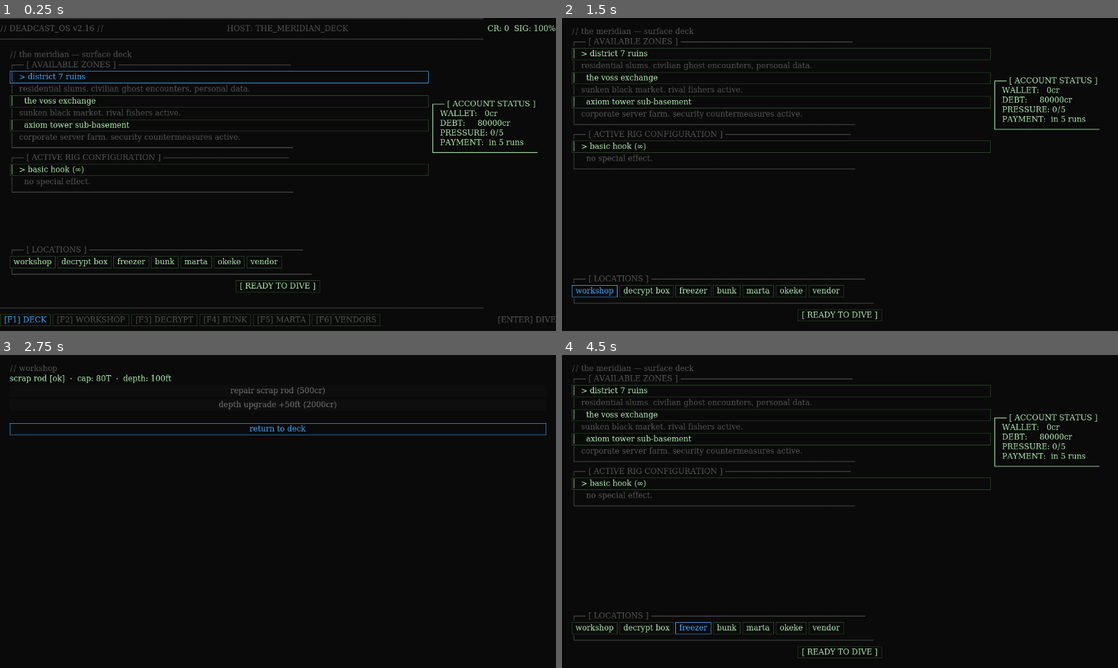
Above: before the commit, frames 1-4 (two rows, left to right).
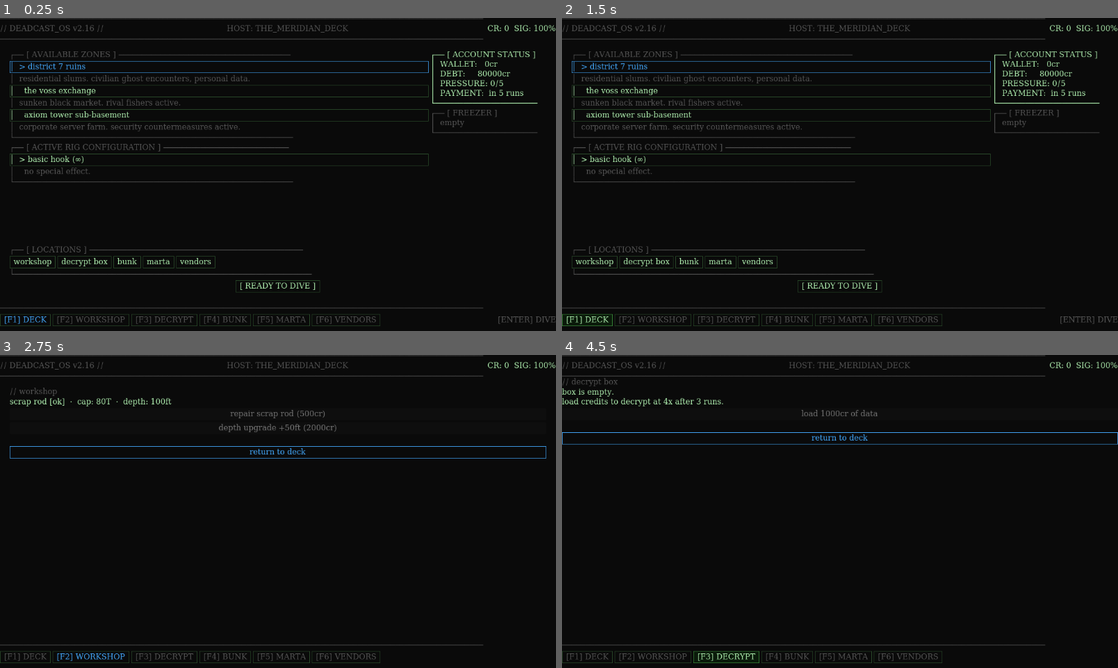
Above: after the commit, the same moments.

Repository: Teeohbee/deadcast
Game: Godot game, scene res://scenes/AppShell.tscn
Same seed, same stepped clock (60 frames per second), same inputs: the game is played once before the commit and once after it.
Inputs (mouse positions are in pixels of both pictures, inside the frame that each line leads up to):
- Up to frame 1 (0.25 s): no input
- Up to frame 2 (1.5 s): click "workshop" at 0.5 s; click "return to deck" (after the commit: "[F1] DECK") at 1.25 s
- Up to frame 3 (2.75 s): click "workshop" at 2 s
- Up to frame 4 (4.5 s): click "return to deck" (after the commit: "[F2] WORKSHOP") at 2.75 s; click (695, 627) at 3.5 s, where only the run before the commit has a clickable "freezer"; click "return to deck" (after the commit: "[F3] DECRYPT") at 4.25 s

The runs differ from the first frame. In frame 1, 7.7% of the frame differs, in the area x 1-97%, y 10-80%; in frame 2, 12%, in the area x 0-100%, y 0-99%; in frame 3, 4.4%; in frame 4, 8.2%.

Commit message:
feat: BargeHub deck migration — freezer panel, UIController nav, remove location buttons

Diff:
--- a/scenes/barge_hub/BargeHub.gd
+++ b/scenes/barge_hub/BargeHub.gd
@@ -1,54 +1,31 @@
 # scenes/barge_hub/BargeHub.gd
 extends Control
 
-@onready var title_label: Label = $VBoxContainer/TitleLabel
-@onready var account_label: Label = $VBoxContainer/ContentRow/AccountLabel
-@onready var separator_label: Label = $VBoxContainer/SeparatorLabel
+@onready var account_label: Label = $VBoxContainer/ContentRow/RightColumn/AccountLabel
+@onready var freezer_label: Label = $VBoxContainer/ContentRow/RightColumn/FreezerLabel
+@onready var freezer_sell_btn: Button = $VBoxContainer/ContentRow/RightColumn/FreezerSellButton
+@onready var loc_header: Label = $VBoxContainer/LocHeader
 @onready var loc_footer: Label = $VBoxContainer/LocFooter
 @onready var dive_button: Button = $VBoxContainer/DiveRow/DiveButton
 @onready var workshop_btn: Button = $VBoxContainer/LocationButtons/WorkshopBtn
 @onready var decrypt_btn: Button = $VBoxContainer/LocationButtons/DecryptBtn
-@onready var freezer_btn: Button = $VBoxContainer/LocationButtons/FreezerBtn
 @onready var bunk_btn: Button = $VBoxContainer/LocationButtons/BunkBtn
 @onready var marta_btn: Button = $VBoxContainer/LocationButtons/MartaBtn
-@onready var okeke_btn: Button = $VBoxContainer/LocationButtons/OkekeBtn
-@onready var vendor_btn: Button = $VBoxContainer/LocationButtons/VendorBtn
-
-const SCENES = {
-	"workshop": "res://scenes/barge_hub/Workshop.tscn",
-	"decrypt": "res://scenes/barge_hub/DecryptBox.tscn",
-	"freezer": "res://scenes/barge_hub/Freezer.tscn",
-	"bunk": "res://scenes/barge_hub/Bunk.tscn",
-	"marta": "res://scenes/barge_hub/MartaTerminal.tscn",
-	"okeke": "res://scenes/barge_hub/OkekeShop.tscn",
-	"vendor": "res://scenes/barge_hub/VendorShop.tscn",
-}
+@onready var vendors_btn: Button = $VBoxContainer/LocationButtons/VendorsBtn
 
 func _ready() -> void:
 	self.theme = UIStyle.get_theme()
-	UIStyle.apply_background(self)
 
-	if GameState.pressure_level >= 5:
-		get_tree().change_scene_to_file("res://scenes/barge_hub/GameOver.tscn")
-		return
-
-	if GameState.pressure_level >= 4 and not GameState.debt_collector_triggered:
-		GameState.debt_collector_triggered = true
-		GameState.spend_credits(5000)
-		GameState.save()
-
-	dive_button.pressed.connect(_on_dive_pressed)
-	EventBus.credits_changed.connect(_refresh_account)
-
-	UIStyle.apply_label(title_label, UIStyle.COL_DIM)
-	UIStyle.apply_label(separator_label, UIStyle.COL_DIM)
+	UIStyle.apply_label(loc_header, UIStyle.COL_DIM)
 	UIStyle.apply_label(loc_footer, UIStyle.COL_DIM)
 	UIStyle.apply_label(account_label, UIStyle.COL_TEXT)
+	UIStyle.apply_label(freezer_label, UIStyle.COL_DIM)
 	UIStyle.apply_button(dive_button)
+	UIStyle.apply_button(freezer_sell_btn)
 	dive_button.focus_mode = Control.FOCUS_ALL
+	freezer_sell_btn.focus_mode = Control.FOCUS_ALL
 
-	for btn in [workshop_btn, decrypt_btn, freezer_btn,
-				bunk_btn, marta_btn, okeke_btn, vendor_btn]:
+	for btn in [workshop_btn, decrypt_btn, bunk_btn, marta_btn, vendors_btn]:
 		btn.focus_mode = Control.FOCUS_ALL
 		UIStyle.apply_button(btn)
 
@@ -60,28 +37,20 @@
 		marta_btn.text = "marta !"
 		marta_btn.add_theme_color_override("font_color", UIStyle.COL_DEBT)
 
-	workshop_btn.pressed.connect(func(): _go_to("workshop"))
-	decrypt_btn.pressed.connect(func(): _go_to("decrypt"))
-	freezer_btn.pressed.connect(func(): _go_to("freezer"))
-	bunk_btn.pressed.connect(func(): _go_to("bunk"))
-	marta_btn.pressed.connect(func(): _go_to("marta"))
-	okeke_btn.pressed.connect(func(): _go_to("okeke"))
-	vendor_btn.pressed.connect(func(): _go_to("vendor"))
+	workshop_btn.pressed.connect(func(): UIController.navigate_to("workshop"))
+	decrypt_btn.pressed.connect(func(): UIController.navigate_to("decrypt"))
+	bunk_btn.pressed.connect(func(): UIController.navigate_to("bunk"))
+	marta_btn.pressed.connect(func(): UIController.navigate_to("marta"))
+	vendors_btn.pressed.connect(func(): UIController.navigate_to("vendors"))
+	dive_button.pressed.connect(func(): UIController.navigate_to("dive"))
+	freezer_sell_btn.pressed.connect(_on_sell_freezer)
 
+	EventBus.credits_changed.connect(_refresh_account)
 	_refresh_account()
+	_refresh_freezer()
 
 	await get_tree().process_frame
-	var focus_id := GameState.last_hub_focus
-	GameState.last_hub_focus = ""
-	match focus_id:
-		"workshop": workshop_btn.grab_focus()
-		"decrypt":  decrypt_btn.grab_focus()
-		"freezer":  freezer_btn.grab_focus()
-		"bunk":     bunk_btn.grab_focus()
-		"marta":    marta_btn.grab_focus()
-		"okeke":    okeke_btn.grab_focus()
-		"vendor":   vendor_btn.grab_focus()
-		_:          $VBoxContainer/ContentRow/LeftColumn/ZoneSelector.get_child(1).grab_focus()
+	$VBoxContainer/ContentRow/LeftColumn/ZoneSelector.get_child(1).grab_focus()
 
 func _refresh_account(_ignored: int = 0) -> void:
 	var runs_to_pmt := 5 - GameState.runs_since_payment
@@ -97,9 +66,29 @@
 	var color := UIStyle.COL_DEBT if GameState.pressure_level >= 3 else UIStyle.COL_TEXT
 	UIStyle.apply_label(account_label, color)
 
-func _on_dive_pressed() -> void:
-	get_tree().change_scene_to_file("res://scenes/dive_run/DiveRun.tscn")
+func _refresh_freezer() -> void:
+	if GameState.freezer_value == 0:
+		freezer_label.text = "┌── [ FREEZER ]\n│  empty\n└──────────────────────"
+		freezer_sell_btn.visible = false
+		return
 
-func _go_to(location: String) -> void:
-	GameState.last_hub_focus = location
-	get_tree().change_scene_to_file(SCENES[location])
+	var spoiled := GameState.freezer_runs >= GameState.FREEZER_SPOIL_RUNS
+	var status_line: String
+	if spoiled:
+		status_line = "│  SPOILED — %dcr (50%% loss)" % GameState.freezer_value
+	else:
+		var runs_left := GameState.FREEZER_SPOIL_RUNS - GameState.freezer_runs
+		status_line = "│  stored: %dcr  ·  spoils in %d run%s" % [
+			GameState.freezer_value, runs_left, "s" if runs_left != 1 else ""]
+
+	freezer_label.text = "┌── [ FREEZER ]\n%s\n└──────────────────────" % status_line
+	freezer_sell_btn.text = "│  sell all (%dcr)" % GameState.freezer_value
+	freezer_sell_btn.alignment = HORIZONTAL_ALIGNMENT_LEFT
+	freezer_sell_btn.visible = true
+
+func _on_sell_freezer() -> void:
+	GameState.add_credits(GameState.freezer_value)
+	GameState.freezer_value = 0
+	GameState.freezer_runs = 0
+	GameState.save()
+	_refresh_freezer()
--- a/scenes/barge_hub/BargeHub.tscn
+++ b/scenes/barge_hub/BargeHub.tscn
@@ -21,9 +21,6 @@
 offset_right = -20.0
 offset_bottom = -20.0
 
-[node name="TitleLabel" type="Label" parent="VBoxContainer"]
-text = "// the meridian — surface deck"
-
 [node name="ContentRow" type="HBoxContainer" parent="VBoxContainer"]
 
 [node name="LeftColumn" type="VBoxContainer" parent="VBoxContainer/ContentRow"]
@@ -33,17 +30,26 @@
 
 [node name="LureEquip" parent="VBoxContainer/ContentRow/LeftColumn" instance=ExtResource("3_leq")]
 
-[node name="AccountLabel" type="Label" parent="VBoxContainer/ContentRow"]
+[node name="RightColumn" type="VBoxContainer" parent="VBoxContainer/ContentRow"]
 custom_minimum_size = Vector2(240, 0)
 size_flags_horizontal = 4
-vertical_alignment = 0
+
+[node name="AccountLabel" type="Label" parent="VBoxContainer/ContentRow/RightColumn"]
 autowrap_mode = 0
 text = ""
+
+[node name="FreezerLabel" type="Label" parent="VBoxContainer/ContentRow/RightColumn"]
+autowrap_mode = 0
+text = ""
+
+[node name="FreezerSellButton" type="Button" parent="VBoxContainer/ContentRow/RightColumn"]
+text = ""
+visible = false
 
 [node name="Spacer" type="Control" parent="VBoxContainer"]
 size_flags_vertical = 3
 
-[node name="SeparatorLabel" type="Label" parent="VBoxContainer"]
+[node name="LocHeader" type="Label" parent="VBoxContainer"]
 text = "┌── [ LOCATIONS ] ──────────────────────────────────────────────"
 
 [node name="LocationButtons" type="HBoxContainer" parent="VBoxContainer"]
@@ -54,20 +60,14 @@
 [node name="DecryptBtn" type="Button" parent="VBoxContainer/LocationButtons"]
 text = "decrypt box"
 
-[node name="FreezerBtn" type="Button" parent="VBoxContainer/LocationButtons"]
-text = "freezer"
-
 [node name="BunkBtn" type="Button" parent="VBoxContainer/LocationButtons"]
 text = "bunk"
 
 [node name="MartaBtn" type="Button" parent="VBoxContainer/LocationButtons"]
 text = "marta"
 
-[node name="OkekeBtn" type="Button" parent="VBoxContainer/LocationButtons"]
-text = "okeke"
-
-[node name="VendorBtn" type="Button" parent="VBoxContainer/LocationButtons"]
-text = "vendor"
+[node name="VendorsBtn" type="Button" parent="VBoxContainer/LocationButtons"]
+text = "vendors"
 
 [node name="LocFooter" type="Label" parent="VBoxContainer"]
 text = "└────────────────────────────────────────────────────────────────"
